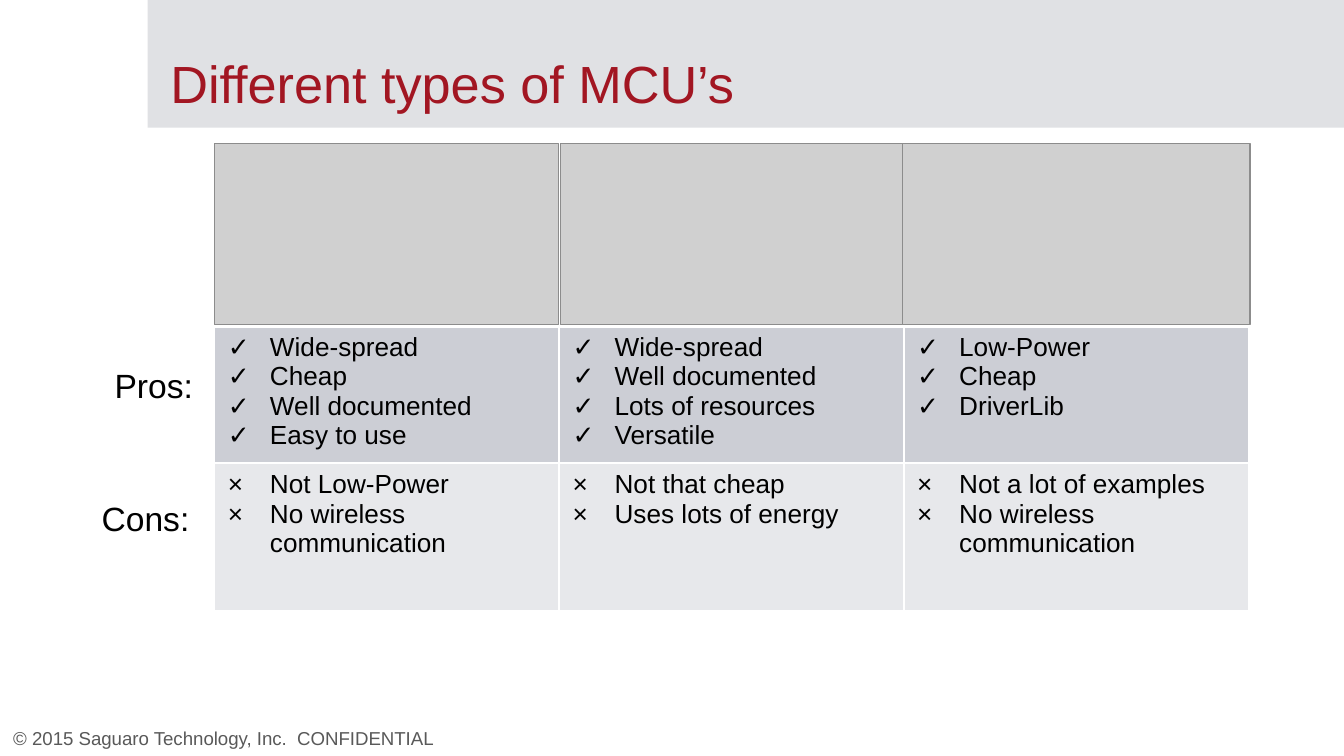
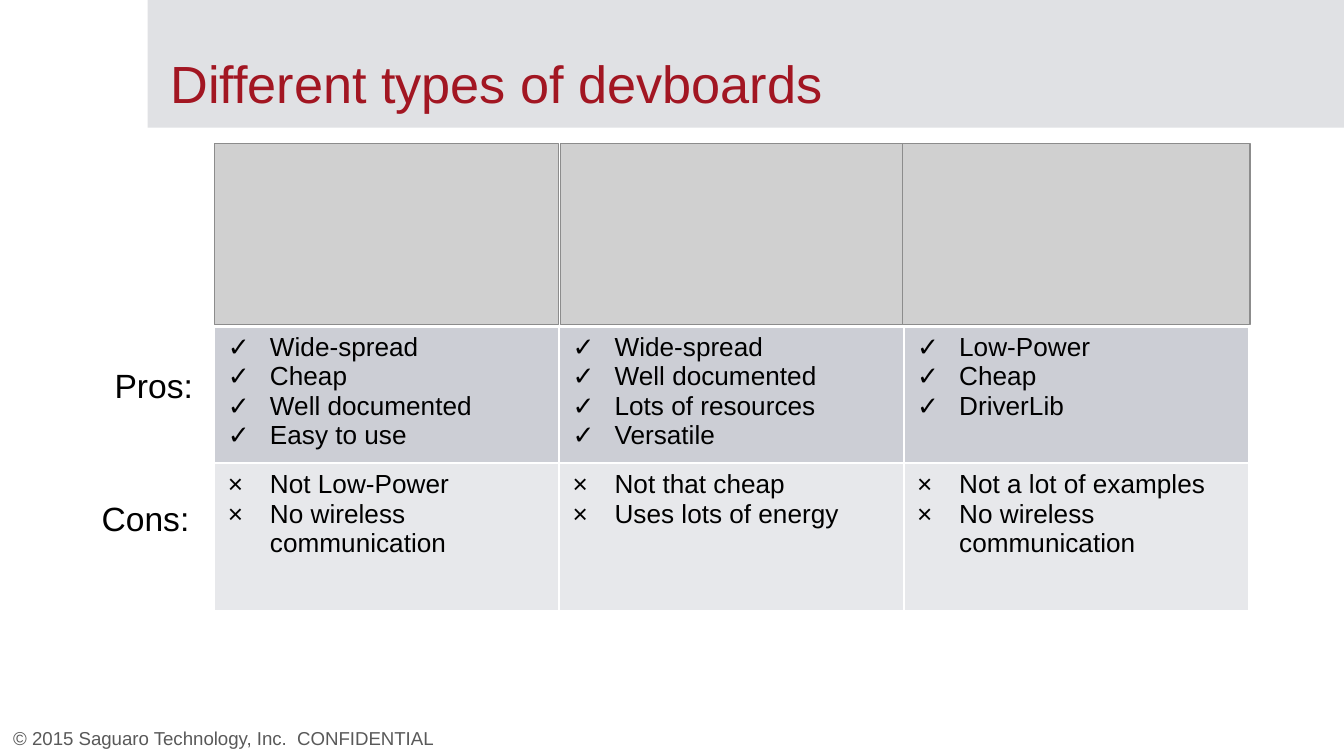
Before and after one commit to mememihnea/LicentaCod, a slide deck: slide 3 of Documentatie/Template.pptx. Drawn at 1344x756 pixels with LibreOffice and Linux fonts; fonts in the diff are those of the drawing; grey boxes stand for pictures; background and template pictures are left out. Boxes give left, top, right and bottom in pixels: in the first picture for what was removed or moved away, otherwise in the second. Text is boxed around its words. In the diff, an @@ line names an element or a change of style, - is before the commit and + after.

```diff
--- a/Documentatie/Template.pptx
+++ b/Documentatie/Template.pptx
@@ title at (x1=170, y1=65, x2=822, y2=113): text changed @@
-Different types of MCU’s
+Different types of devboards
```
Also in this commit, not shown: 1 other slide changed, 1 other file.
